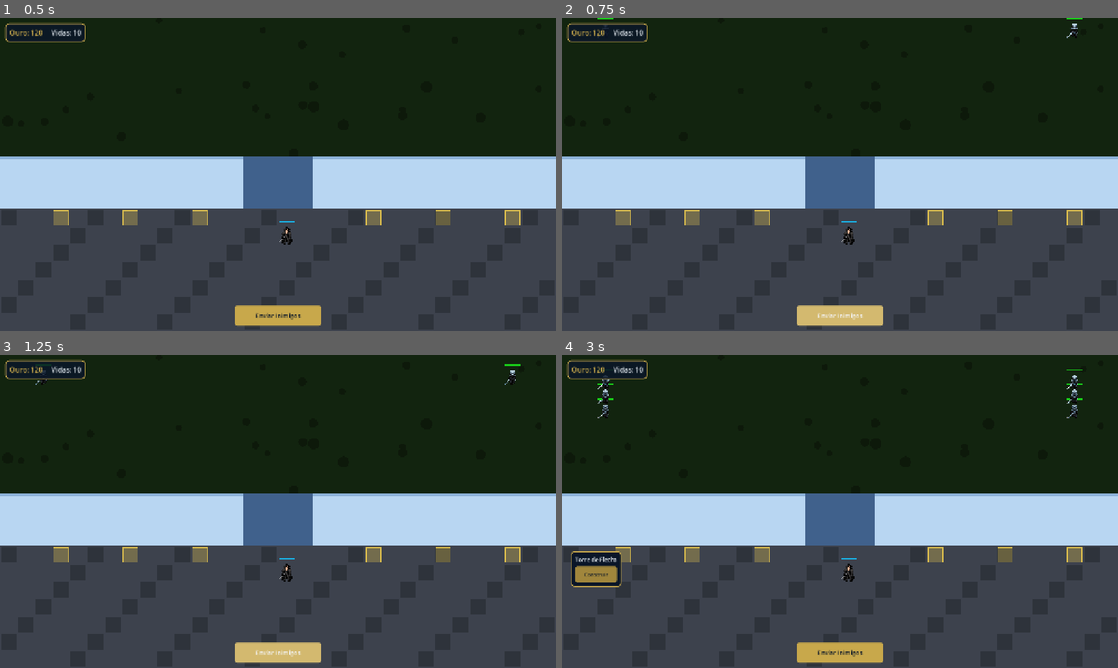
Above: before the commit, frames 1-4 (two rows, left to right).
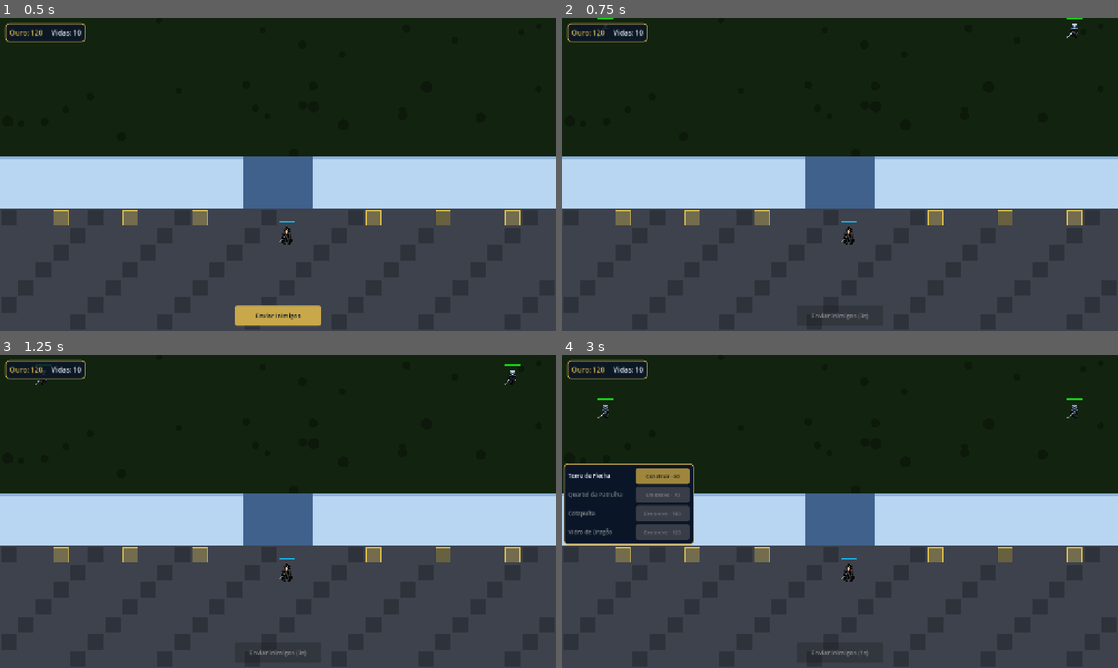
Above: after the commit, the same moments.

Repository: fullstackgabe/wall_defense
Game: Godot game, scene res://main.tscn
Same seed, same stepped clock (60 frames per second), same inputs: the game is played once before the commit and once after it.
Inputs (mouse positions are in pixels of both pictures, inside the frame that each line leads up to):
- Up to frame 1 (0.5 s): no input
- Up to frame 2 (0.75 s): click "Enviar Inimigos" at 0.5 s
- Up to frame 3 (1.25 s): no input
- Up to frame 4 (3 s): click (840, 652) at 1.25 s, where only the run before the commit has a clickable "Enviar Inimigos"; click (840, 652) at 2 s, where only the run before the commit has a clickable "Enviar Inimigos"; drag from (623, 555) to (934, 555) at 2.77 s

Frame 1 is identical in both runs. In frame 2, 1.1% of the frame differs, in the area x 42-58%, y 91-99%; in frame 3, 1.1%; in frame 4, 8.4%, in the area x 0-94%, y 4-99%.

Commit message:
game over, menu de torres com preços, clique na torre, espera entre envios e correção do combate do Jon

Diff:
--- a/archer_tower.gd
+++ b/archer_tower.gd
@@ -74,6 +74,10 @@
 				best = e
 	return best
 
+## true se a posição (global) cai num pixel visível do sprite da torre.
+func hit_test(global_pos: Vector2) -> bool:
+	return _sprite != null and _sprite.is_pixel_opaque(_sprite.to_local(global_pos))
+
 func _shoot(target: Node2D) -> void:
 	var proj = _Projectile.new()
 	get_parent().get_parent().add_child(proj)
--- a/game_state.gd
+++ b/game_state.gd
@@ -30,6 +30,14 @@
 	if lives == 0:
 		_set_state(State.GAME_OVER)
 
+## Volta ao início da partida (o autoload sobrevive ao recarregar a cena).
+func reset() -> void:
+	gold  = STARTING_GOLD
+	lives = STARTING_LIVES
+	gold_changed.emit(gold)
+	lives_changed.emit(lives)
+	_set_state(State.PREP)
+
 func _set_state(new_state: State) -> void:
 	state = new_state
 	state_changed.emit(state)
--- a/jon_snow.gd
+++ b/jon_snow.gd
@@ -14,7 +14,8 @@
 const HOLE_X_MID   := (HOLE_X_LEFT + HOLE_X_RIGHT) / 2.0  ## 640
 
 const MOVE_SPEED    := 80.0
-const MELEE_RANGE   := 36.0
+const MELEE_RANGE   := 52.0      ## igual ao EnemyBase.MELEE_RANGE: alcança quem o ataca
+const BODY_RADIUS   := 12.0
 const CHASE_RANGE   := 160.0
 const ATTACK_DAMAGE := 11.0
 const MAX_HP        := 200.0
@@ -37,7 +38,7 @@
 
 	var shape := CollisionShape2D.new()
 	var circle := CircleShape2D.new()
-	circle.radius = 12.0
+	circle.radius = BODY_RADIUS
 	shape.shape = circle
 	add_child(shape)
 
@@ -53,8 +54,11 @@
 	if hp <= 0.0:
 		return
 
-	## Atualiza alvo mais próximo
-	if not is_instance_valid(_locked_target) or \
+	## Quem está batendo nele tem prioridade; senão, o inimigo mais próximo
+	var attacker := _find_attacker()
+	if attacker != null:
+		_locked_target = attacker
+	elif not is_instance_valid(_locked_target) or \
 	   global_position.distance_to(_locked_target.global_position) > CHASE_RANGE:
 		_locked_target = _find_nearest_enemy()
 
@@ -123,6 +127,12 @@
 	_path = _compute_path(dest)
 
 func _compute_path(dest: Vector2) -> Array:
+	## Caminho reto livre (ex.: os dois dentro do buraco) — vai direto.
+	## Sem isso, perto da borda da muralha ele alternava entre a rota pelo
+	## buraco e a rota direta a cada frame e ficava tremendo no lugar.
+	if _segment_clear(global_position, dest):
+		return [dest]
+
 	var from_y := global_position.y
 	var dest_y := dest.y
 
@@ -146,6 +156,18 @@
 		]
 
 	return [dest]
+
+## true se o segmento a→b não atravessa a parte sólida da muralha
+## (considerando o raio do corpo).
+func _segment_clear(a: Vector2, b: Vector2) -> bool:
+	var steps := maxi(1, int(a.distance_to(b) / 8.0))
+	for i in range(steps + 1):
+		var p := a.lerp(b, float(i) / steps)
+		var in_wall := p.y > WALL_Y_TOP - BODY_RADIUS and p.y < WALL_Y_BOT + BODY_RADIUS
+		var in_hole := p.x > HOLE_X_LEFT + BODY_RADIUS and p.x < HOLE_X_RIGHT - BODY_RADIUS
+		if in_wall and not in_hole:
+			return false
+	return true
 
 # ---------------------------------------------------------------------------
 
@@ -159,6 +181,12 @@
 	elif deg < 247.5:                  return "north-west"
 	elif deg < 292.5:                  return "north"
 	else:                              return "north-east"
+
+func _find_attacker() -> Node2D:
+	for e in get_tree().get_nodes_in_group("enemies"):
+		if is_instance_valid(e) and e.get("_engaged_hero") == self:
+			return e
+	return null
 
 func _find_nearest_enemy() -> Node2D:
 	var best: Node2D = null
--- a/main.gd
+++ b/main.gd
@@ -14,6 +14,7 @@
 const TOWER_SCRIPTS := { "archer": _ArcherTower }
 const JON_SNOW_SPAWN_CELL := Vector2i(16, 12)
 const RESPAWN_DELAY := 15.0
+const SPAWN_COOLDOWN := 3.0   ## espera entre envios de inimigos
 
 @onready var _map:        Node2D  = $Map
 @onready var _tower_menu: Control = $TowerMenu
@@ -25,6 +26,8 @@
 var _respawn_btn:   Button = null
 var _respawn_label: Label  = null
 var _respawn_canvas: CanvasLayer = null
+var _spawn_btn:      Button = null
+var _spawn_cooldown: float  = 0.0
 
 # ---------------------------------------------------------------------------
 
@@ -83,18 +86,36 @@
 	var canvas := CanvasLayer.new()
 	add_child(canvas)
 
-	var btn := Button.new()
-	btn.text = "Enviar Inimigos"
-	btn.custom_minimum_size = Vector2(200, 46)
-	btn.add_theme_font_size_override("font_size", 14)
-	Styles.gold_button(btn, Styles.GOLD, Styles.GOLD.lightened(0.2))
-	btn.add_theme_color_override("font_color", Styles.NIGHT)
-	btn.pressed.connect(func(): _wave_manager.spawn_pair())
-	canvas.add_child(btn)
+	_spawn_btn = Button.new()
+	_spawn_btn.text = "Enviar Inimigos"
+	_spawn_btn.custom_minimum_size = Vector2(200, 46)
+	_spawn_btn.add_theme_font_size_override("font_size", 14)
+	Styles.gold_button(_spawn_btn, Styles.GOLD, Styles.GOLD.lightened(0.2))
+	_spawn_btn.add_theme_color_override("font_color", Styles.NIGHT)
+	_spawn_btn.pressed.connect(_on_spawn_pressed)
+	canvas.add_child(_spawn_btn)
 	await get_tree().process_frame
-	btn.position = Vector2(1280 / 2.0 - btn.size.x / 2.0, 720 - btn.size.y - 12)
+	_spawn_btn.position = Vector2(1280 / 2.0 - _spawn_btn.size.x / 2.0, 720 - _spawn_btn.size.y - 12)
+
+func _on_spawn_pressed() -> void:
+	if _spawn_cooldown > 0.0:
+		return
+	_wave_manager.spawn_pair()
+	_spawn_cooldown = SPAWN_COOLDOWN
+	_spawn_btn.disabled = true
+
+func _tick_spawn_cooldown(delta: float) -> void:
+	if _spawn_cooldown <= 0.0:
+		return
+	_spawn_cooldown -= delta
+	if _spawn_cooldown > 0.0:
+		_spawn_btn.text = "Enviar Inimigos (%ds)" % ceili(_spawn_cooldown)
+	else:
+		_spawn_btn.text = "Enviar Inimigos"
+		_spawn_btn.disabled = false
 
 func _process(delta: float) -> void:
+	_tick_spawn_cooldown(delta)
 	if not _respawning:
 		if not is_instance_valid(_jon_snow) and not _respawn_canvas.visible:
 			_respawning = true
@@ -131,4 +152,41 @@
 
 func _on_state_changed(new_state: GameState.State) -> void:
 	if new_state == GameState.State.GAME_OVER:
-		print("GAME OVER")
+		_show_game_over()
+
+func _show_game_over() -> void:
+	var canvas := CanvasLayer.new()
+	canvas.layer = 10
+	canvas.process_mode = Node.PROCESS_MODE_ALWAYS
+	add_child(canvas)
+
+	var dim := ColorRect.new()
+	dim.color = Color.BLACK
+	dim.size  = Vector2(1280, 720)
+	canvas.add_child(dim)
+
+	var title := Label.new()
+	title.text = "A MURALHA CAIU"
+	title.horizontal_alignment = HORIZONTAL_ALIGNMENT_CENTER
+	title.size     = Vector2(1280, 80)
+	title.position = Vector2(0, 250)
+	title.add_theme_font_size_override("font_size", 56)
+	title.add_theme_color_override("font_color", Styles.BLOOD.lightened(0.3))
+	canvas.add_child(title)
+
+	var btn := Button.new()
+	btn.text = "Jogar de novo"
+	btn.custom_minimum_size = Vector2(200, 46)
+	btn.position = Vector2(1280 / 2.0 - 100, 360)
+	btn.add_theme_font_size_override("font_size", 16)
+	Styles.gold_button(btn, Styles.GOLD, Styles.GOLD.lightened(0.2))
+	btn.pressed.connect(_restart)
+	canvas.add_child(btn)
+
+	_tower_menu.hide_menu()
+	get_tree().paused = true
+
+func _restart() -> void:
+	get_tree().paused = false
+	GameState.reset()
+	get_tree().reload_current_scene()
--- a/tower_menu.gd
+++ b/tower_menu.gd
@@ -5,17 +5,24 @@
 signal tower_chosen(tower_type, pad)
 signal cancelled
 
+## locked = torre planejada, ainda não implementada (aparece como “Em breve”).
 const TOWER_DEFS := [
-	{"type": "archer", "label": "Torre de Flecha", "cost": 50},
+	{"type": "archer",     "label": "Torre de Flecha",   "cost": 50,  "locked": false},
+	{"type": "barracks",   "label": "Quartel da Patrulha", "cost": 70,  "locked": true},
+	{"type": "catapult",   "label": "Catapulta",         "cost": 100, "locked": true},
+	{"type": "dragonglass","label": "Vidro de Dragão",   "cost": 120, "locked": true},
 ]
 
 const SELL_REFUND := 0.6   ## fração do custo devolvida ao vender a torre
 
-const PANEL_W  := 240
+const LOCKED_BG := Color(0.22, 0.24, 0.28)
+
+const PANEL_W  := 300
 const SCREEN_W := 1280
 const SCREEN_H := 720
 
 var _current_pad = null
+var _outer: PanelContainer
 var _buttons: Array[Button] = []
 var _build_panel: Control
 var _remove_panel: Control
@@ -27,18 +34,19 @@
 	_build_ui()
 
 func _build_ui() -> void:
-	var outer := PanelContainer.new()
-	outer.add_theme_stylebox_override("panel",
+	_outer = PanelContainer.new()
+	_outer.custom_minimum_size = Vector2(PANEL_W, 0)
+	_outer.add_theme_stylebox_override("panel",
 		Styles.bordered(Styles.NIGHT, Styles.GOLD, 8, 2))
-	add_child(outer)
+	add_child(_outer)
 
 	var vbox_outer := VBoxContainer.new()
 	vbox_outer.add_theme_constant_override("separation", 0)
-	outer.add_child(vbox_outer)
+	_outer.add_child(vbox_outer)
 
 	## ---- BUILD PANEL ----
 	_build_panel = VBoxContainer.new()
-	_build_panel.add_theme_constant_override("separation", 4)
+	_build_panel.add_theme_constant_override("separation", 6)
 	vbox_outer.add_child(_build_panel)
 
 	for t in TOWER_DEFS:
@@ -65,32 +73,40 @@
 	_remove_btn.pressed.connect(func(): _on_tower_btn("__remove__"))
 	_remove_panel.add_child(_remove_btn)
 
-	custom_minimum_size = Vector2(PANEL_W, 0)
-
-## Coluna: [nome torre] / [Construir]
+## Linha: [nome da torre]  [Construir · custo]  (ou [Em breve · custo] se bloqueada)
 func _build_tower_row(t: Dictionary) -> Control:
-	var vbox := VBoxContainer.new()
-	vbox.add_theme_constant_override("separation", 6)
+	var row := HBoxContainer.new()
+	row.add_theme_constant_override("separation", 8)
 
 	var name_lbl := Label.new()
 	name_lbl.text = t.label
-	name_lbl.add_theme_color_override("font_color", Styles.SNOW)
+	name_lbl.size_flags_horizontal = Control.SIZE_EXPAND_FILL
+	name_lbl.vertical_alignment = VERTICAL_ALIGNMENT_CENTER
+	name_lbl.add_theme_color_override("font_color",
+		Styles.SNOW.darkened(0.45) if t.locked else Styles.SNOW)
 	name_lbl.add_theme_font_size_override("font_size", 13)
-	name_lbl.horizontal_alignment = HORIZONTAL_ALIGNMENT_CENTER
-	vbox.add_child(name_lbl)
+	row.add_child(name_lbl)
 
 	var btn := Button.new()
-	btn.text = "Construir"
-	btn.custom_minimum_size = Vector2(0, 32)
+	btn.custom_minimum_size = Vector2(124, 30)
 	btn.add_theme_font_size_override("font_size", 12)
-	Styles.gold_button(btn, Styles.GOLD.darkened(0.2), Styles.GOLD)
-	btn.add_theme_color_override("font_color", Styles.NIGHT)
-	var type_copy: String = t.type
-	btn.pressed.connect(_on_tower_btn.bind(type_copy))
+	if t.locked:
+		btn.text = "Em breve · %d" % t.cost
+		btn.disabled = true
+		btn.add_theme_stylebox_override("disabled", Styles.flat(LOCKED_BG, 6))
+		btn.add_theme_color_override("font_disabled_color", Styles.SNOW.darkened(0.45))
+	else:
+		btn.text = "Construir · %d" % t.cost
+		Styles.gold_button(btn, Styles.GOLD.darkened(0.2), Styles.GOLD)
+		btn.add_theme_stylebox_override("disabled", Styles.flat(Styles.GOLD.darkened(0.6), 6))
+		btn.add_theme_color_override("font_color", Styles.NIGHT)
+		btn.add_theme_color_override("font_disabled_color", Styles.NIGHT.lightened(0.3))
+		var type_copy: String = t.type
+		btn.pressed.connect(_on_tower_btn.bind(type_copy))
 	_buttons.append(btn)
-	vbox.add_child(btn)
+	row.add_child(btn)
 
-	return vbox
+	return row
 
 # ---------------------------------------------------------------------------
 
@@ -104,14 +120,18 @@
 		_build_panel.visible  = false
 		_remove_panel.visible = true
 		_remove_title.text = _get_tower_label(pad.tower)
-		_remove_btn.text   = "Vender (+%d)" % sell_value(pad.tower.tower_type)
+		_remove_btn.text   = "Destruir (+%d)" % sell_value(pad.tower.tower_type)
 	visible = true
+	_outer.reset_size()
+	var panel_h := _outer.get_combined_minimum_size().y
+	size = Vector2(PANEL_W, panel_h)
+	## Acima do slot (o slot fica na base da torre, logo abaixo da muralha)
 	var world_pos: Vector2 = pad.global_position
 	var px := world_pos.x - PANEL_W / 2.0
-	var py := world_pos.y - size.y - 8
+	var py := world_pos.y - 24 - panel_h
 	position = Vector2(
 		clamp(px, 4, SCREEN_W - PANEL_W - 4),
-		clamp(py, 4, SCREEN_H - size.y - 4)
+		clamp(py, 4, SCREEN_H - panel_h - 4)
 	)
 
 func hide_menu() -> void:
@@ -121,10 +141,9 @@
 
 func _refresh_buttons() -> void:
 	for i in _buttons.size():
-		var btn := _buttons[i]
-		var affordable: bool = GameState.gold >= TOWER_DEFS[i].cost
-		btn.disabled = not affordable
-		btn.modulate = Color.WHITE if affordable else Color(1, 1, 1, 0.5)
+		if TOWER_DEFS[i].locked:
+			continue
+		_buttons[i].disabled = GameState.gold < TOWER_DEFS[i].cost
 
 func get_cost(tower_type: String) -> int:
 	for t in TOWER_DEFS:
--- a/tower_slot.gd
+++ b/tower_slot.gd
@@ -69,6 +69,19 @@
 	_hovered = false
 	queue_redraw()
 
+## O sprite da torre é bem maior que o slot: cliques no corpo da torre
+## também abrem o menu (a área física do slot só cobre a base).
+func _unhandled_input(event: InputEvent) -> void:
+	if tower == null or not tower.has_method("hit_test"):
+		return
+	if not event is InputEventMouseButton:
+		return
+	var mb := event as InputEventMouseButton
+	if mb.button_index == MOUSE_BUTTON_LEFT and mb.pressed \
+	   and tower.hit_test(to_global(make_input_local(mb).position)):
+		pad_clicked.emit(self)
+		get_viewport().set_input_as_handled()
+
 func _on_input_event(_viewport: Viewport, event: InputEvent, _idx: int) -> void:
 	if event is InputEventMouseButton:
 		var mb := event as InputEventMouseButton
